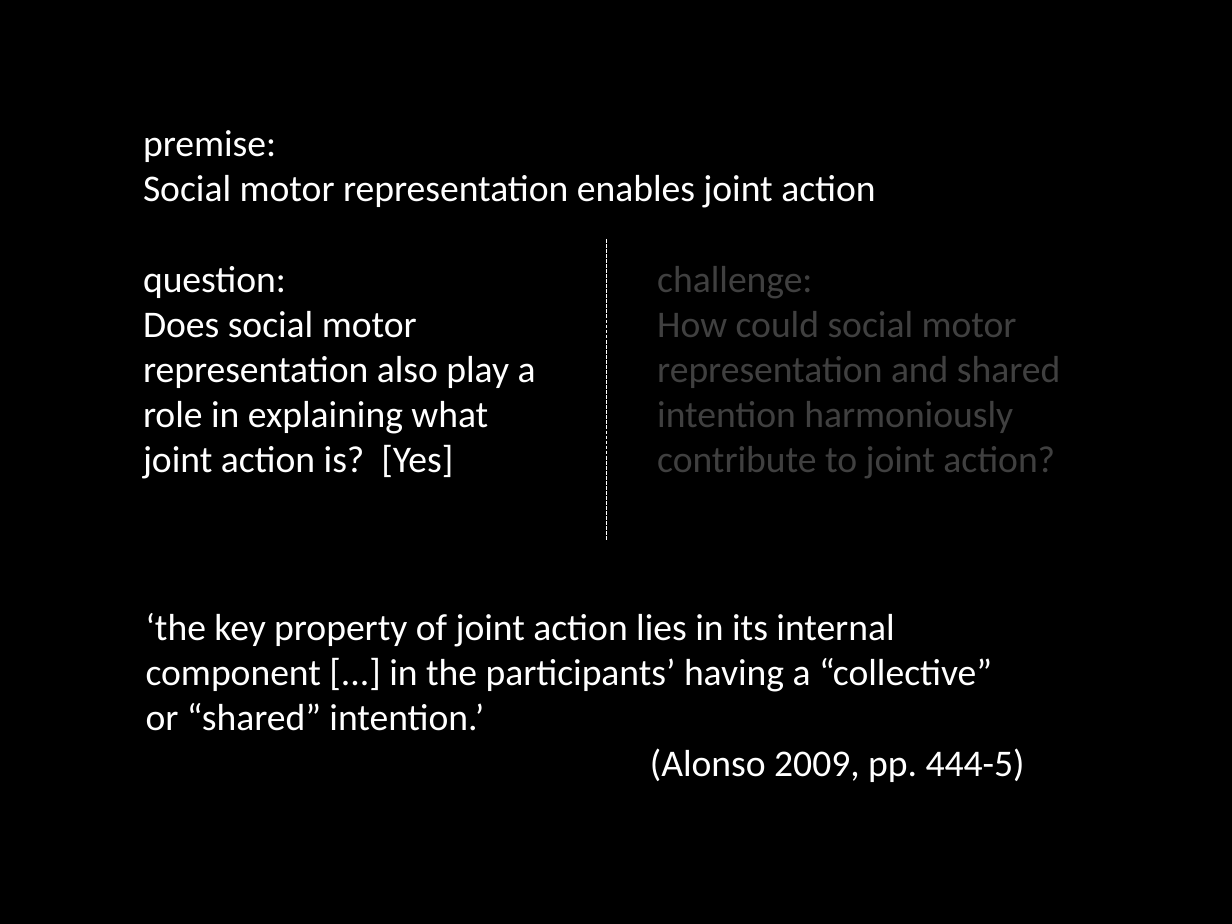
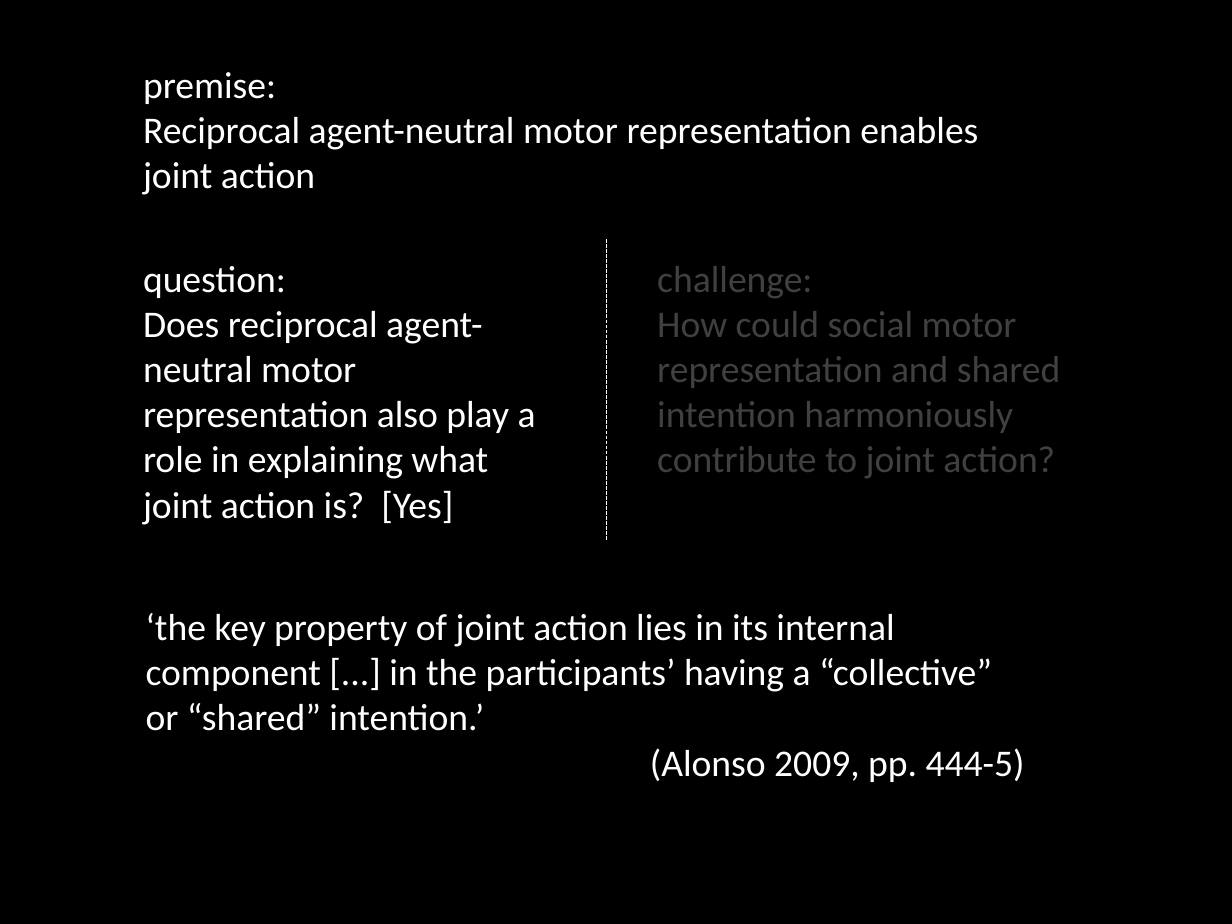
Before and after one commit to butterfill/writing, a slide deck: slide 55 of conf joint action --- sharing goals vs sharing intentions cambridge 2012 talk/intention and motor representation in joint action v2.pptx (slide 49 before the commit). Drawn at 1232x924 pixels with LibreOffice and Linux fonts; fonts in the diff are those of the drawing. Boxes give left, top, right and bottom in pixels: in the first picture for what was removed or moved away, otherwise in the second. Text is boxed around its words. In the diff, an @@ line names an element or a change of style, - is before the commit and + after.

Commit message:
in progress

```diff
--- a/conf joint action --- sharing goals vs sharing intentions cambridge 2012 talk/intention and motor representation in joint action v2.pptx
+++ b/conf joint action --- sharing goals vs sharing intentions cambridge 2012 talk/intention and motor representation in joint action v2.pptx
@@ text "premise:": place and size @@
-text "premise:" at [143, 130, 875, 208]
+text "premise:" at [143, 72, 978, 195]
@@ text at [143, 117, 978, 195]: text changed @@
-Social motor representation enables joint action
+Reciprocal agent-neutral motor representation enables joint action
@@ text at [143, 311, 536, 525]: text changed @@
-Does social motor representation also play a role in explaining what joint action is? [Yes]
+Does reciprocal agent-neutral motor representation also play a role in explaining what joint action is? [Yes]
```
Also in this commit, not shown: 17 other slides changed, 8 slides added, 1 slide removed.
